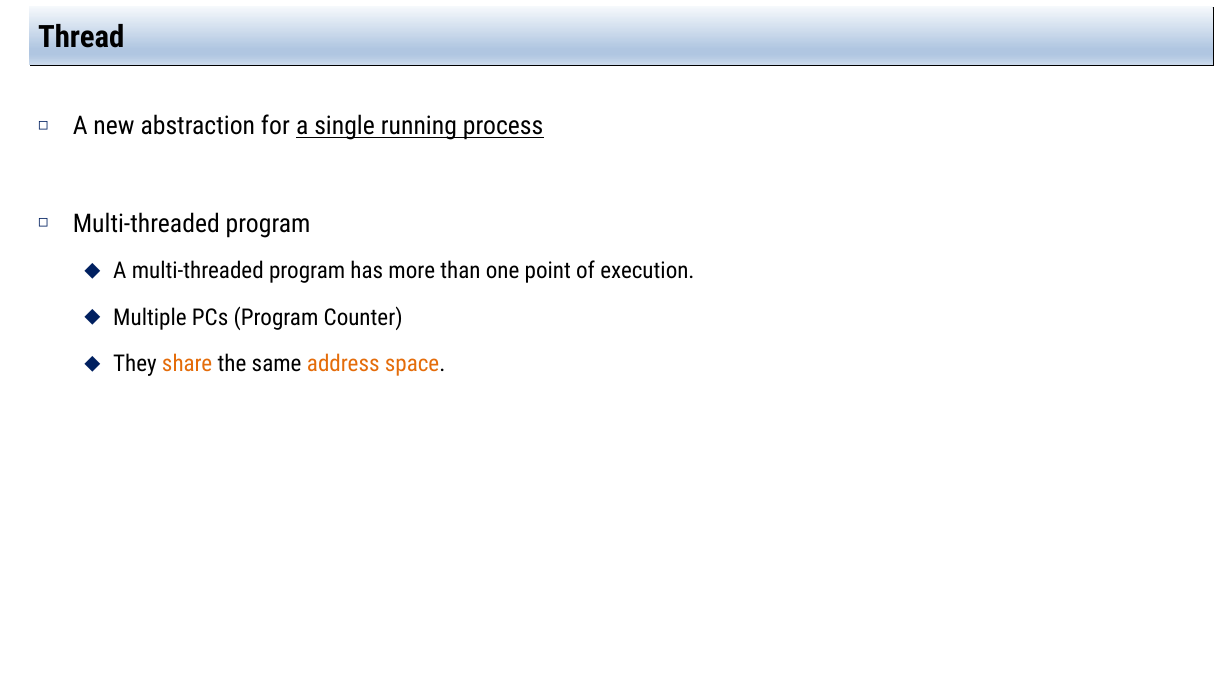
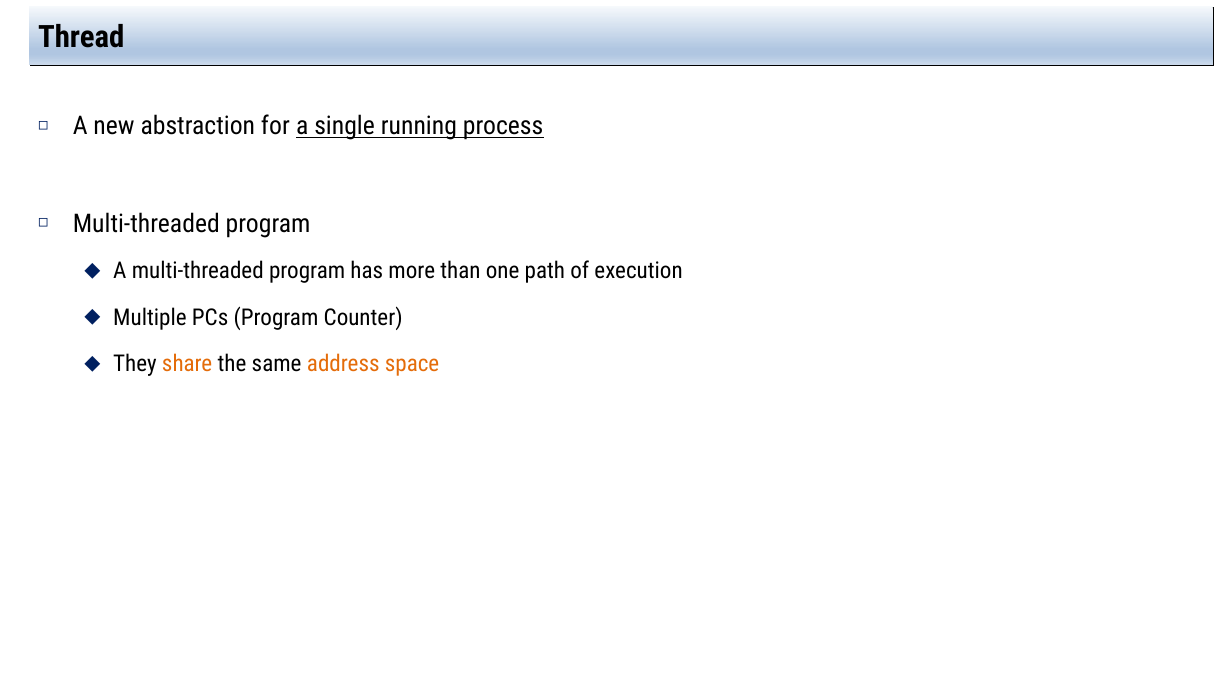
Before and after one commit to jachermocilla/extra-course-materials, a slide deck: slide 5 of cmsc125/ostep/slides/02.Concurrency/26.Concurrency_An_Introduction.pptx. Drawn at 1232x693 pixels with LibreOffice and Linux fonts; fonts in the diff are those of the drawing. Boxes give left, top, right and bottom in pixels: in the first picture for what was removed or moved away, otherwise in the second. Text is boxed around its words. In the diff, an @@ line names an element or a change of style, - is before the commit and + after.

```diff
--- a/cmsc125/ostep/slides/02.Concurrency/26.Concurrency_An_Introduction.pptx
+++ b/cmsc125/ostep/slides/02.Concurrency/26.Concurrency_An_Introduction.pptx
@@ text at (x1=113, y1=260, x2=682, y2=283): text changed @@
-  ⬥ A multi-threaded program has more than one point of execution.
+  ⬥ A multi-threaded program has more than one path of execution
@@ text at (x1=113, y1=353, x2=439, y2=376): text changed @@
-  ⬥ They share the same address space.
+  ⬥ They share the same address space
```
Also in this commit, not shown: 5 other slides changed, 9 slides added, 3 other files.
